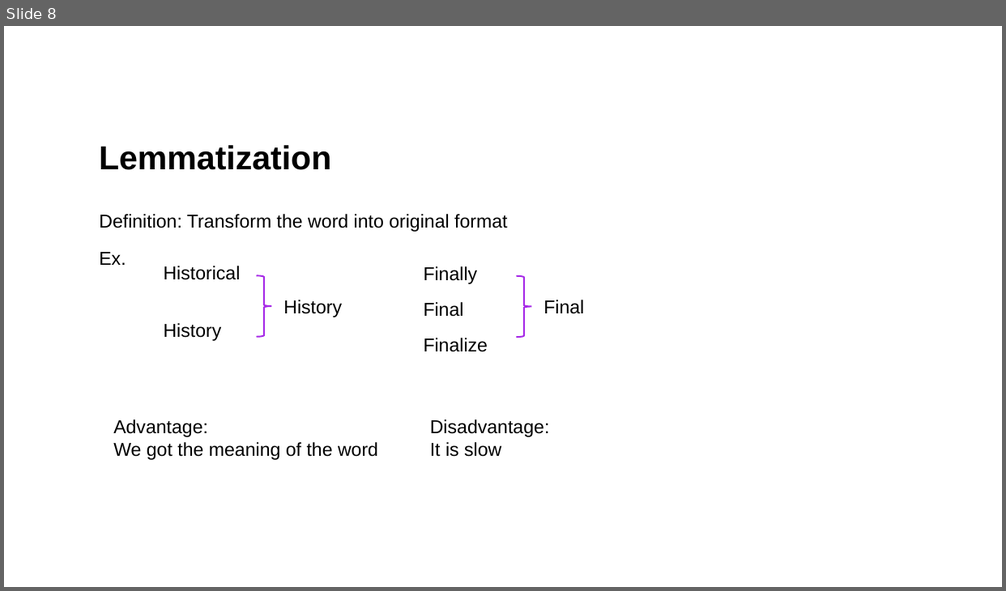
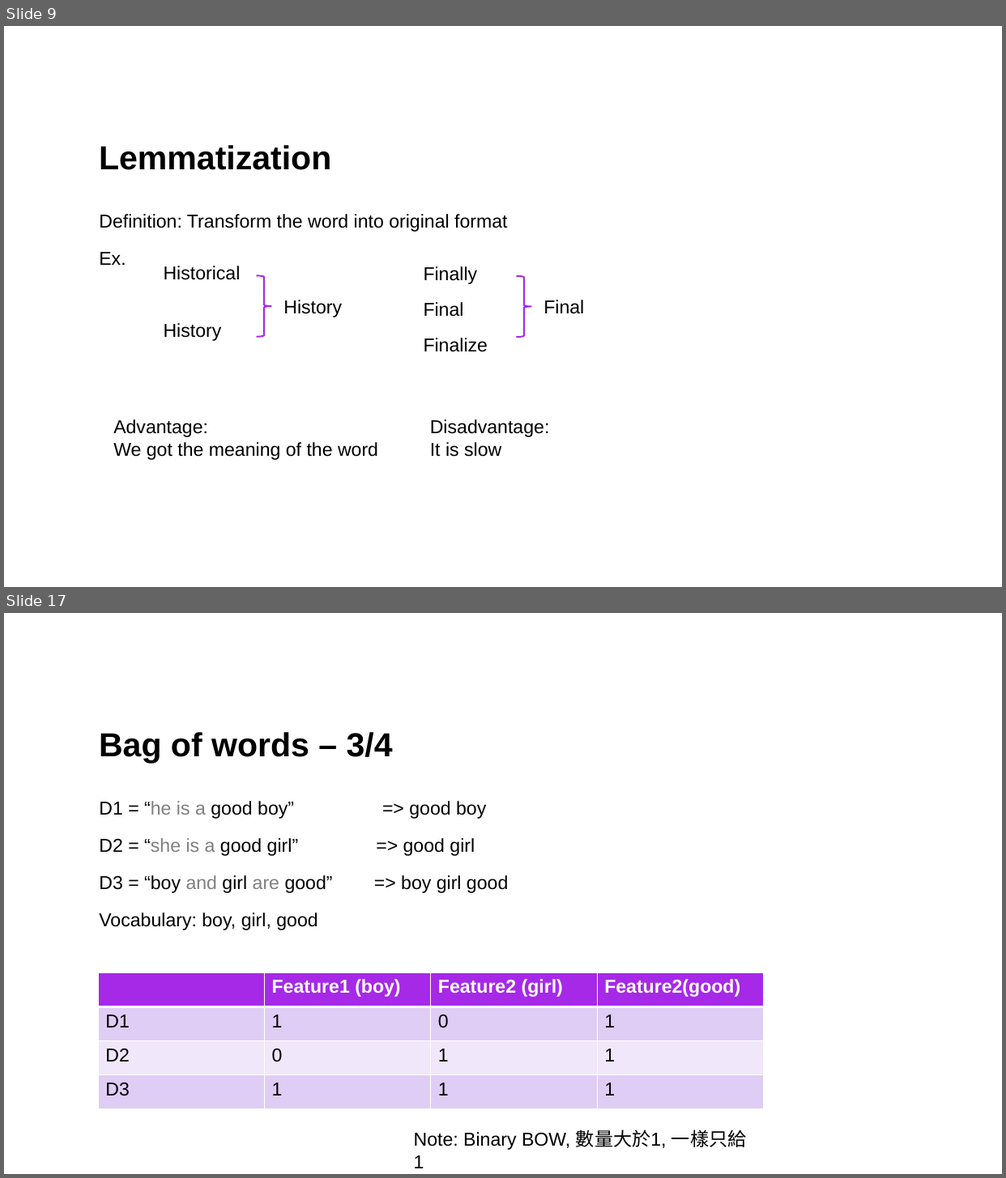
Before and after one commit to mictsung/NLP, a slide deck: Generative ai.pptx. Shown one above the other, each under a label of ours: slide 8 before the commit, slides 9 and 17 after it; the slides between them are not shown. The pictures are 1006x591 and 1006x1178 pixels, drawn with LibreOffice and Linux fonts; fonts in the diff are those of the drawing. Boxes give left, top, right and bottom in pixels: in the first picture for what was removed or moved away, otherwise in the second. Text is boxed around its words. In the diff, an @@ line names an element or a change of style, - is before the commit and + after.

```diff
--- a/Generative ai.pptx
+++ b/Generative ai.pptx
@@ slide 17 added at (4,613,1002,1174), background #FFFFFF @@
@@ title added at (99,732,393,763), 32 pt, text #000000, bold @@
+Bag of words – 3/4
@@ text added at (99,801,508,931), 18 pt, text #000000 @@
+D1 = “he is a good boy” => good boy
+D2 = “she is a good girl” => good girl
+D3 = “boy and girl are good” => boy girl good
+Vocabulary: boy, girl, good
@@ table added at (98,973,763,1110), 4 rows, 4 columns @@
+ | Feature1 (boy) | Feature2 (girl) | Feature2(good)
+D1 | 1 | 0 | 1
+D2 | 0 | 1 | 1
+D3 | 1 | 1 | 1
@@ text added at (414,1130,746,1150), 18 pt, text #000000 @@
+Note: Binary BOW, 數量大於1, 一樣只給1
@@ what was slide 8 is now slide 9 @@
```
Also in this commit, not shown: 2 slides changed, 14 other slides added, 1 slide removed.
